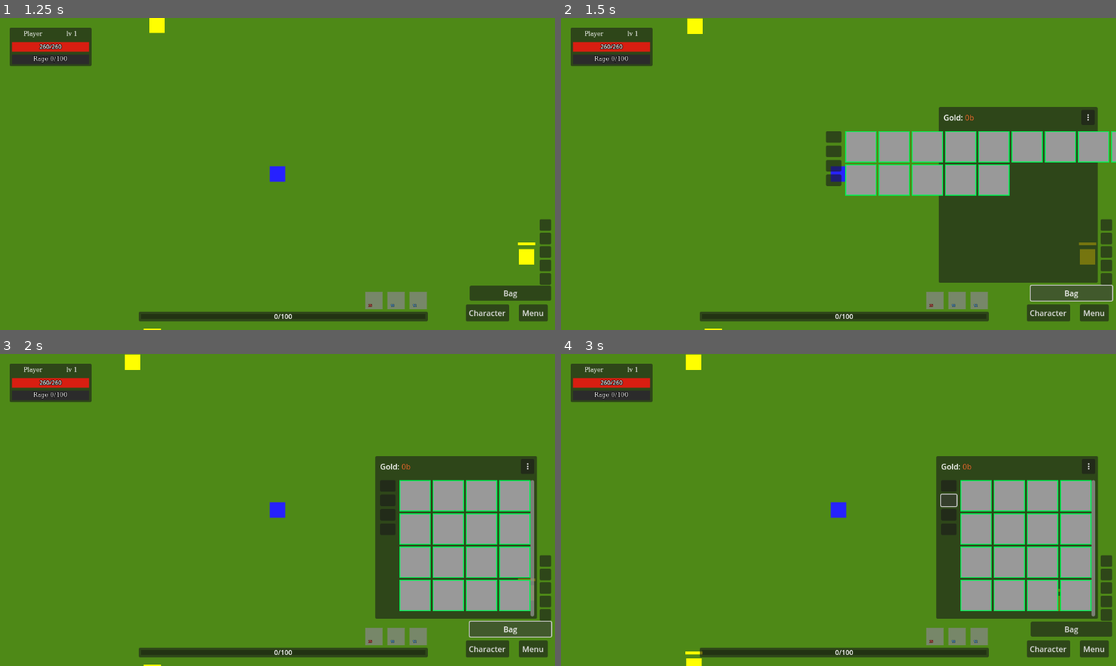
Above: before the commit, frames 1-4 (two rows, left to right).
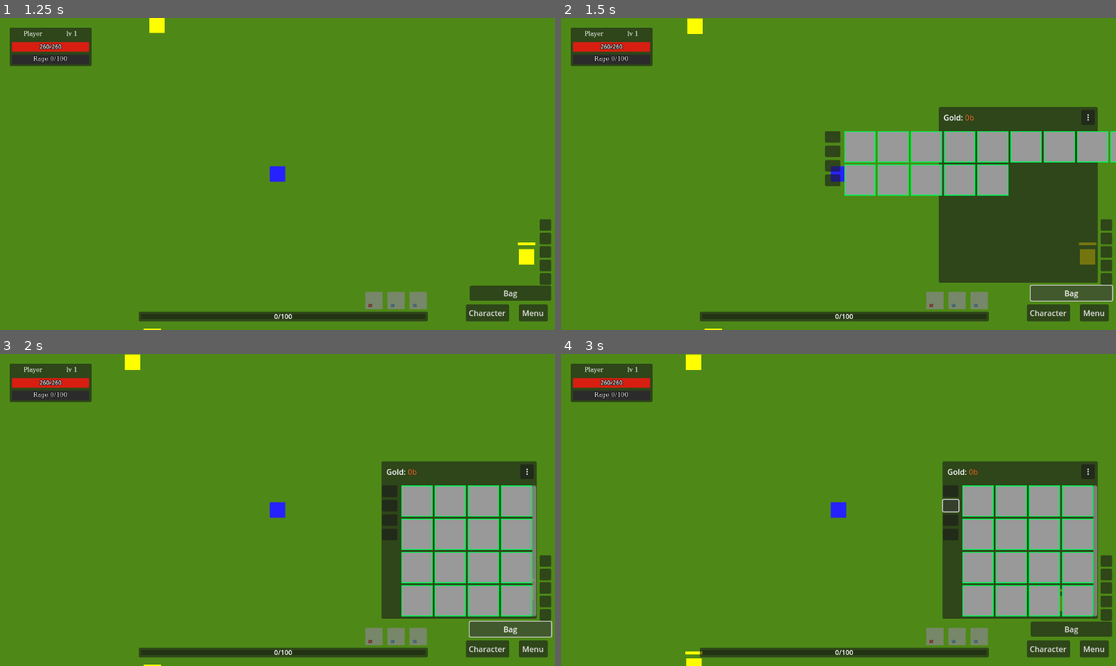
Above: after the commit, the same moments.

Repository: denisshkytko/mmo-mvp-godot
Game: Godot game, scene res://game/scenes/Main.tscn
Same seed, same stepped clock (60 frames per second), same inputs: the game is played once before the commit and once after it. This scene is started directly instead of the project's main scene. The engine's default icon, where the game draws it, is replaced by a stand-in: a white triangle on a blue panel in a dark square.
Inputs (mouse positions are in pixels of both pictures, inside the frame that each line leads up to; where the layout moved, square brackets give the same spot in the first picture):
- Up to frame 1 (1.25 s): drag from (416, 301) to (88, 326) at 0.52 s
- Up to frame 2 (1.5 s): click "Bag" at 1.25 s
- Up to frame 3 (2 s): no input
- Up to frame 4 (3 s): click (949, 491) [949, 485] at 2 s; click (949, 506) [949, 500] at 2.75 s

Frame 1 is identical in both runs. In frame 2, 1.1% of the frame differs, in the area x 47-100%, y 36-58%; in frame 3, 6.0%; in frame 4, 6.0%, in the area x 67-97%, y 32-85%.

Commit message:
Fix inventory panel padding for content width

Diff:
--- a/ui/game/hud/InventoryHUD.tscn
+++ b/ui/game/hud/InventoryHUD.tscn
@@ -59,7 +59,7 @@
 anchors_preset = 15
 anchor_right = 1.0
 anchor_bottom = 1.0
-offset_left = 10.0
+offset_left = 5.0
 offset_top = 50.0
 offset_right = -5.0
 offset_bottom = -5.0
--- a/ui/game/hud/inventory_hud.gd
+++ b/ui/game/hud/inventory_hud.gd
@@ -795,8 +795,8 @@
 	var grid_pos := grid.get_global_position() - panel.get_global_position()
 	var pad_left: float = grid_pos.x
 	var pad_top: float = grid_pos.y
-	var pad_right: float = 16.0
-	var pad_bottom: float = 16.0
+	var pad_right: float = 5.0
+	var pad_bottom: float = 5.0
 	# Include header (gold label + settings button row)
 	pad_top = min(pad_top, gold_label.position.y)
 	var header_h: float = 50.0
@@ -1931,8 +1931,8 @@
 	var grid_pos := grid.get_global_position() - panel.get_global_position()
 	var pad_left: float = grid_pos.x
 	var pad_top: float = grid_pos.y
-	var pad_right: float = 16.0
-	var pad_bottom: float = 16.0
+	var pad_right: float = 5.0
+	var pad_bottom: float = 5.0
 	# Include header (gold label + settings button row)
 	pad_top = min(pad_top, gold_label.position.y)
 	var header_h: float = 50.0
